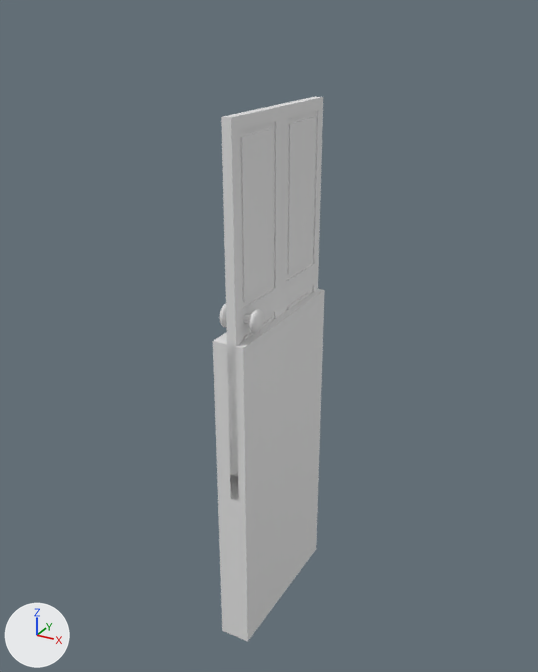
The FBX model Assets/Models/Objects/Walls/Door.fbx as it was, and as the next commit left it.
Before and after are seen from a camera (50 mm lens) standing at (1.74, -3.24, 2.39) and looking at (-0.05, 0.02, 0.76). The lights are fixed; the arrows at lower left show +X, +Y and +Z. Materials are left out; every surface is plain grey. Where no turn or scale is listed for an object, it has been applied to the vertices.
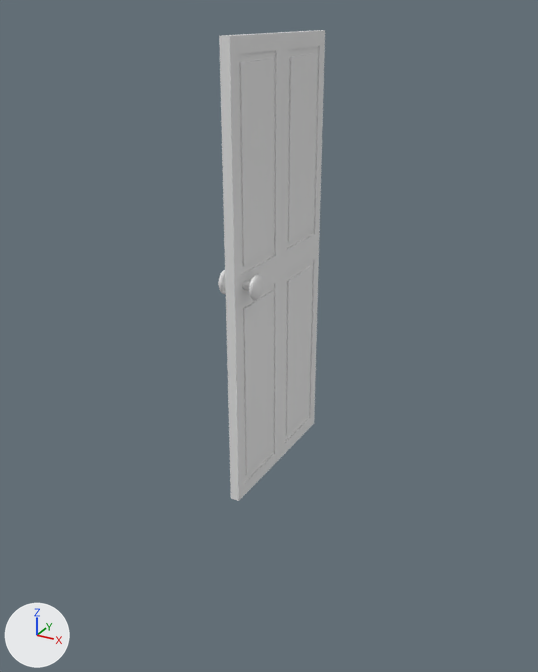
What changed in the scene script:
```text
Change me_cylinder:
    used by ob_cylinder; location = (0.0, 0.0, 0.0)
    remove me_cylinder.from_pydata(...)  # 1238 vertices, 1234 faces; spans x -0.1..0.11, y -0.46..0.46, z 0.01..1.97
    add me_cylinder.from_pydata(...)  # 1238 vertices, 1234 faces; spans x -0.1..0.11, y -0.46..0.46, z 0.01..2.29
    me_cylinder part 1: the loose piece of 482 vertices spanning x -0.1..-0.06, y -0.42..-0.3, z 0.95..1.08 is moved by (0.0, 0.0, 0.17)
    me_cylinder part 2: the loose piece of 64 vertices spanning x 0.0..0.09, y -0.39..-0.34, z 0.99..1.04 is moved by (0.0, 0.0, 0.17)
    me_cylinder part 3: the loose piece of 482 vertices spanning x 0.06..0.11, y -0.42..-0.3, z 0.95..1.08 is moved by (0.0, 0.0, 0.17)
    me_cylinder part 4
    140 vertices are removed from x -0.02..0.03, y -0.46..0.46, z 0.06..1.97
    142 faces are deleted
    72 vertices are added at x -0.02..0.03, y -0.41..0.41, z 0.08..2.23
    6 new vertices lie (0.0, 0.0, 1.17) away from vertices in x -0.02..0.03, y -0.46..0.46, z 0.01
    6 new vertices lie (0.0, 0.0, 1.11) away from vertices in x -0.02..0.03, y -0.46..0.46, z 1.18
    8 new vertices lie (0.0, 0.0, -1.0) away from vertices in x -0.02..-0.01, y -0.41..0.41, z 2.23
    8 new vertices lie (0.0, 0.0, -1.05) away from vertices in x -0.02..-0.01, y -0.41..0.41, z 1.12
    8 new vertices lie (0.0, 0.3, 0.0) away from vertices in x -0.02..-0.01, y -0.38..0.08, z 1.07..2.18
    8 new vertices lie (0.0, 0.0, -0.9) away from vertices in x -0.02..-0.01, y -0.38..0.38, z 2.18
    8 new vertices lie (0.0, 0.0, -0.95) away from vertices in x -0.02..-0.01, y -0.38..0.38, z 1.07
    8 new vertices lie (0.0, 0.0, 0.97) away from vertices in x 0.02..0.03, y -0.4..0.4, z 1.25
    8 new vertices lie (0.0, 0.0, 1.02) away from vertices in x 0.02..0.03, y -0.4..0.4, z 0.08
    142 new faces join them
Remove ob_cube_002:
    ob_cube_002 = bpy.data.objects.new('Cube.002', me_cube_002)
    ob_cube_002.location = (-0.019, 0.0, -0.024)
```

Location of each change, (x1, y1, x2, y2) in pixels of the pictures (538 x 672 px; the box of a moved part takes in the faces that stretch with it):
'Cylinder', reshaped (17% taller): before (219, 97, 323, 501); after (218, 30, 325, 501)
'Cube.002', deleted: before (213, 289, 325, 642)
part 1 of me_cylinder, moved or reshaped: before (219, 304, 226, 327); after (218, 270, 226, 294)
part 2 of me_cylinder, moved or reshaped: before (243, 314, 251, 325); after (243, 280, 250, 291)
part 3 of me_cylinder, moved or reshaped: before (249, 309, 264, 334); after (249, 274, 264, 300)
part 4 of me_cylinder, moved or reshaped: before (221, 97, 323, 501); after (219, 30, 325, 501)
